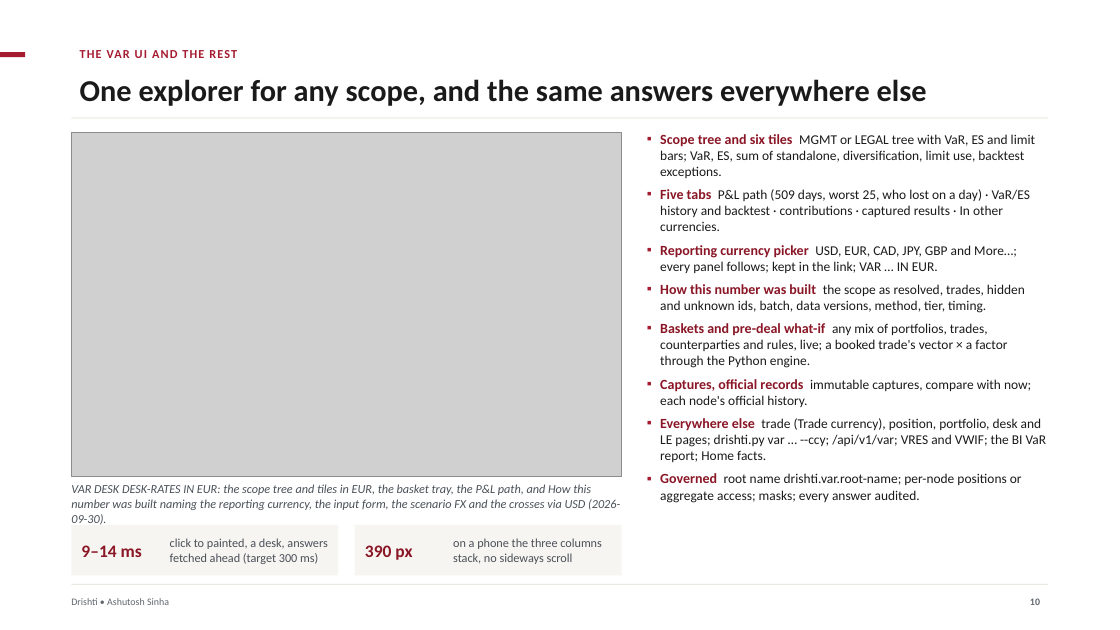
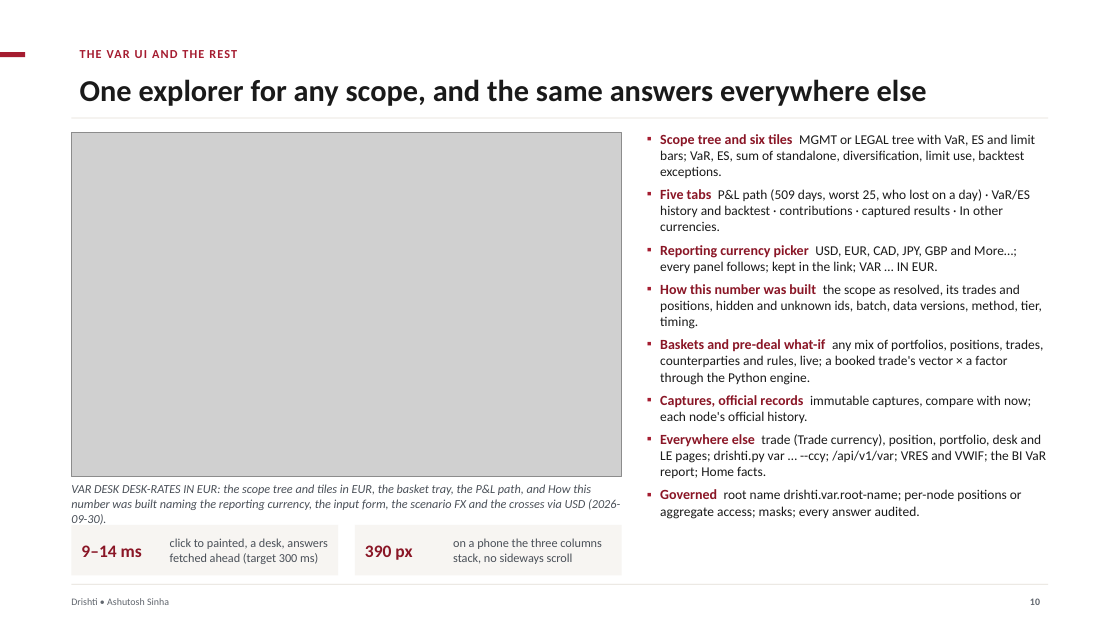
Before and after one commit to ajsinha/drishti, a slide deck: slide 10 of docs/publications/Drishti-VaR-Engine.pptx. Drawn at 1120x630 pixels with LibreOffice and Linux fonts; fonts in the diff are those of the drawing; grey boxes stand for pictures. Boxes give left, top, right and bottom in pixels: in the first picture for what was removed or moved away, otherwise in the second. Text is boxed around its words. In the diff, an @@ line names an element or a change of style, - is before the commit and + after.

Commit message:
The VaR engine deck says trades or positions wherever both apply

```diff
--- a/docs/publications/Drishti-VaR-Engine.pptx
+++ b/docs/publications/Drishti-VaR-Engine.pptx
@@ text at (660,284,1044,385): text changed @@
-▪ How this number was built the scope as resolved, trades, hidden and unknown ids, batch, data versions, method, tier, timing.
-▪ Baskets and pre-deal what-if any mix of portfolios, trades, counterparties and rules, live; a booked trade's vector × a factor through the Python engine.
+▪ How this number was built the scope as resolved, its trades and positions, hidden and unknown ids, batch, data versions, method, tier, timing.
+▪ Baskets and pre-deal what-if any mix of portfolios, positions, trades, counterparties and rules, live; a booked trade's vector × a factor through the Python engine.
```
Also in this commit, not shown: 7 other slides changed, 1 other file.
